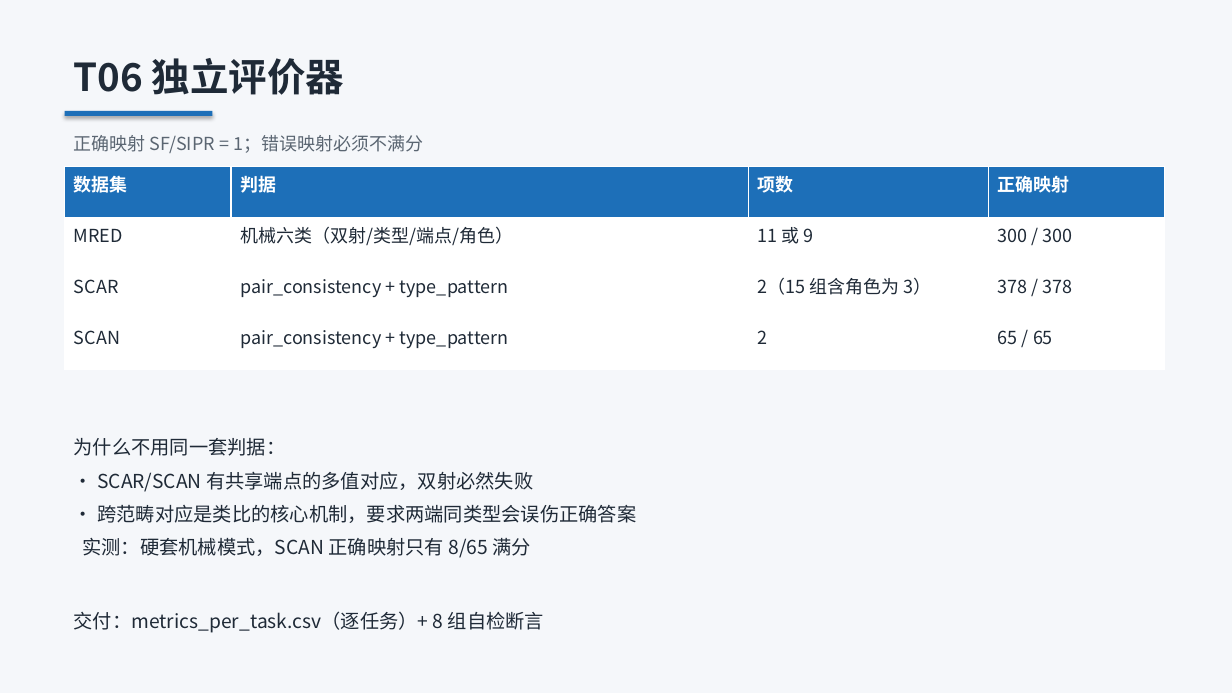
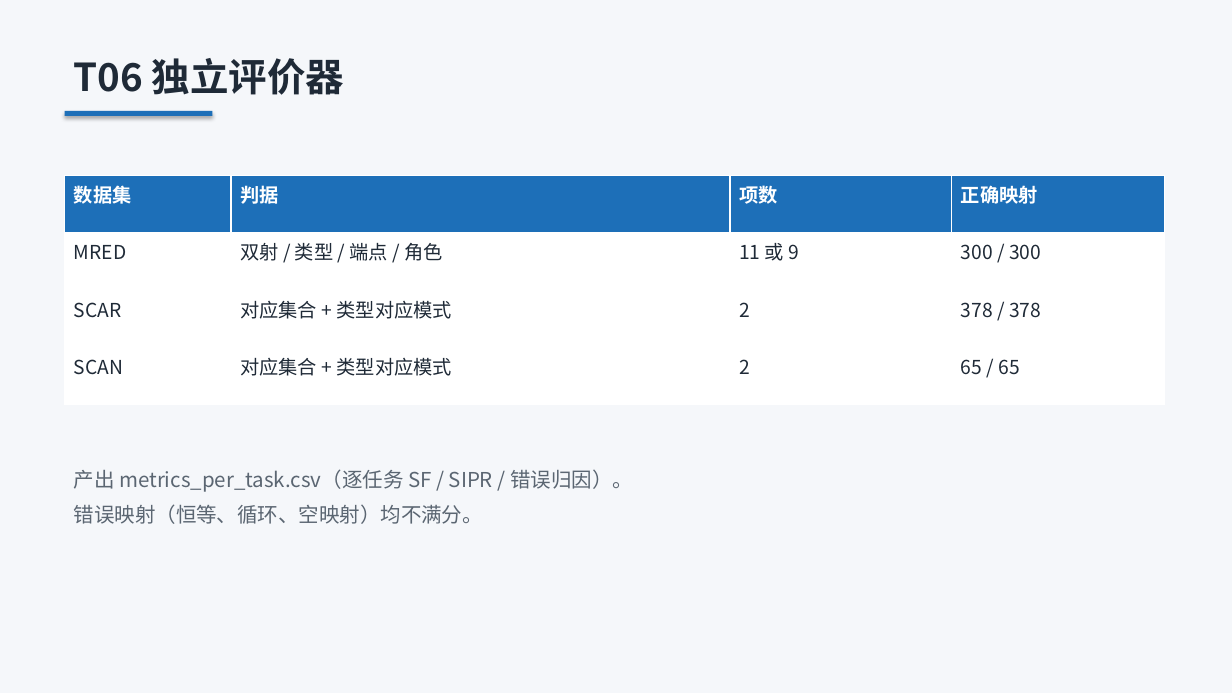
Before and after one commit to laoma9604-design/similar-learning, a slide deck: slide 6 of docs/TopoAdv-A角色工作汇报.pptx (slide 7 before the commit). Drawn at 1232x693 pixels with LibreOffice and Linux fonts; fonts in the diff are those of the drawing. Boxes give left, top, right and bottom in pixels: in the first picture for what was removed or moved away, otherwise in the second. Text is boxed around its words. In the diff, an @@ line names an element or a change of style, - is before the commit and + after.

Commit message:
汇报 PPT 精简为 8 页：只列已完成的工作
删除缺陷复盘、坑、待办、风险提示等章节，只保留做了什么：
  1 封面
  2 工作概览（T01/T02/T06 完成，T05、T11-T14 未完成）
  3 T01 统一对象与评价协议
  4 T02 三个数据集（组数/任务数/对象数/划分）
  5 T02 配套材料（参考标注/分组清单/结构标注/数据说明）
  6 T06 独立评价器（三数据集判据与满分情况）
  7 验收（五个工具的结果）
  8 收尾

版面检查：8 页 / 0 越界 / 0 重叠。pytest 83 passed。

```diff
--- a/docs/TopoAdv-A角色工作汇报.pptx
+++ b/docs/TopoAdv-A角色工作汇报.pptx
@@ text removed at <box>74,135,423,153</box> @@
-正确映射 SF/SIPR = 1；错误映射必须不满分
@@ table at <box>65,176,1165,405</box> @@
-row 2, column 2: 机械六类（双射/类型/端点/角色）
+row 2, column 2: 双射 / 类型 / 端点 / 角色
-row 3, column 2: pair_consistency + type_pattern
+row 3, column 2: 对应集合 + 类型对应模式
-row 3, column 3: 2（15 组含角色为 3）
+row 3, column 3: 2
-row 4, column 2: pair_consistency + type_pattern
+row 4, column 2: 对应集合 + 类型对应模式
@@ size 14 to 15 pt in "数据集", "判据", "项数", "正确映射" and 8 more places @@
@@ table: place and size @@
-table at <box>65,166,1165,370</box>
+table at <box>65,176,1165,405</box>
@@ text removed at <box>74,438,636,633</box> @@
-为什么不用同一套判据：
-· SCAR/SCAN 有共享端点的多值对应，双射必然失败
-· 跨范畴对应是类比的核心机制，要求两端同类型会误伤正确答案
-实测：硬套机械模式，SCAN 正确映射只有 8/65 满分
-交付：metrics_per_task.csv（逐任务）+ 8 组自检断言
@@ text added at <box>74,469,633,524</box>, 16 pt, text #5B6672 @@
+产出 metrics_per_task.csv（逐任务 SF / SIPR / 错误归因）。
+错误映射（恒等、循环、空映射）均不满分。
```
Also in this commit, not shown: 4 other slides changed, 3 slides added, 7 slides removed, 1 other file.
